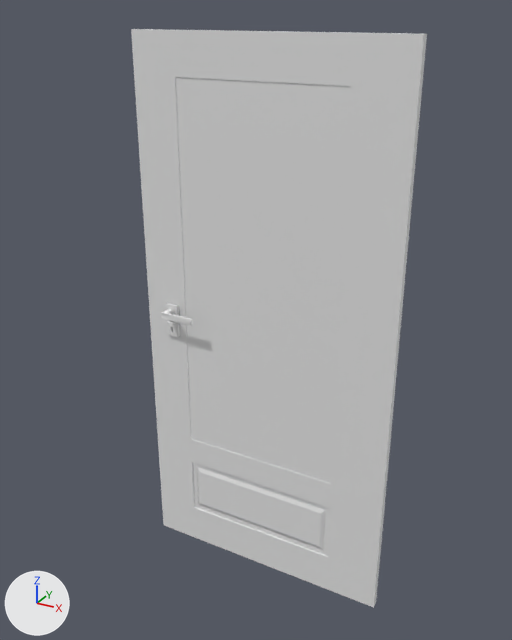
The glTF model public/models/door.glb, before and after one commit.
The view is the same before and after, from a camera (50 mm lens) standing at (3.79, -3.91, 4.98) and looking at (1.24, 0.71, 2.67). Every picture has the same lights, and +X, +Y and +Z are marked at lower left. Where no turn or scale is listed for an object, it has been applied to the vertices. Vertices at the same position are counted once.

Objects in the first picture: 'door', 'glass', 'handle.001', 'lock_hole.001'.
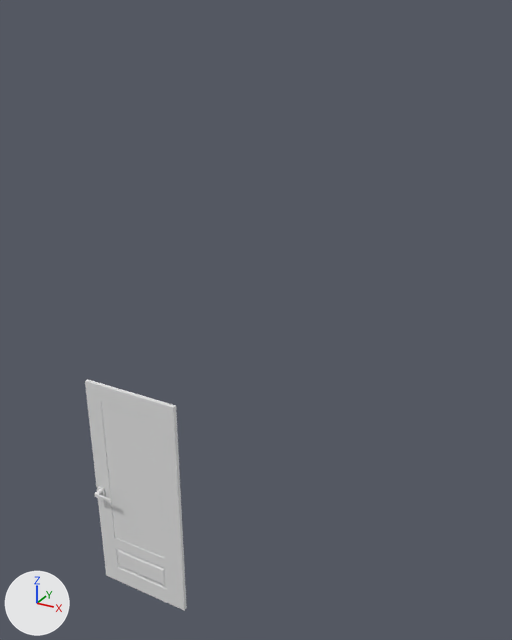
Where the newer file only moved an object's origin or applied its transform, the numbers keep the older frame.

What differs and where, as boxes [x1, y1, x2, y2] in the pictures (512 x 640 px; the box of a moved part takes in the faces that stretch with it):
'door', mesh rescaled, moved (65% narrower, 60% shorter)
    before: [131, 29, 427, 608]
    after: [85, 379, 187, 611]
'glass', mesh rescaled, moved (63% narrower, 61% shorter)
    before: [176, 77, 351, 483]
    after: [101, 401, 165, 558]
'handle.001', mesh rescaled (42% narrower, 25% shorter)
    before: [161, 303, 193, 326]
    after: [94, 486, 112, 503]
'lock_hole.001', reshaped, moved, rescaled
    before: [166, 321, 180, 337]
    after: [98, 498, 106, 506]
part 4 of me_bb_075_004_001, moved or reshaped
    before: [167, 324, 177, 336]
    after: [99, 499, 105, 505]
part 5 of me_bb_075_004_001, deleted
    before: [166, 321, 180, 337]

The edits, one by one:
me_cube has 88 vertices, 176 faces and spans x -1.21..1.16, y -0.03..0.03, z -2.17..2.73.
me_cube is used by ob_door; location (1.2, 0.971, 2.1).
me_cube part 1: the whole mesh is scaled about its middle by (0.381, 0.522, 0.43), then moved by (0.48, 0.02, 0.79).
me_cube_003 has 8 vertices, 12 faces and spans x -0.49..0.99, y 0.94..1.0, z -2.36..0.99.
me_cube_003 is used by ob_glass; location (0.883, 0.004, 3.492).
me_cube_003 part 2: the whole mesh is scaled about its middle by (0.381, 0.522, 0.431), then moved by (0.19, -0.95, 1.93).
me_bb_075_002_001 has 1026 vertices, 2044 faces and spans x -0.167..0.191, y -0.136..0.01, z 0.259..0.393.
me_bb_075_002_001 is used by ob_handle_001; location (0.362, 0.925, 2.14).
me_bb_075_002_001 part 3: the whole mesh is scaled about its middle by 0.578, then moved by (-0.251, -0.904, -1.444).
me_bb_075_004_001 has 960 vertices, 1750 faces and spans x -0.0619..-0.0119, y -0.0062..0.0037, z 0.0..0.0499.
me_bb_075_004_001 is used by ob_lock_hole_001; location (0.359, 0.927, 2.219); scale (2.69, 2.69, 2.69).
me_bb_075_004_001 part 4: the loose piece of 404 vertices spanning x -0.0563..-0.0173, y -0.0062..-0.0001, z 0.0055..0.0444 is multiplied about its middle by the matrix ((1.555, 0.0, 0.0), (0.0, 1.555, 0.0), (0.0, 0.0, 1.555)), then moved by (0.0967, -0.0078, 0.8832).
me_bb_075_004_001 part 5: the loose piece of 556 vertices spanning x -0.0619..-0.0119, y -0.0055..0.0037, z 0.0..0.0499 is deleted.
Object 'door' (ob_door) moves from (1.2, 0.971, 2.1) to (0.0, 0.0, 0.0).
Object 'glass' (ob_glass) moves from (0.883, 0.004, 3.492) to (0.0, 0.0, 0.0).
Object 'lock_hole.001' (ob_lock_hole_001) is rescaled from (2.69, 2.69, 2.69) to (1.0, 1.0, 1.0).
Object 'lock_hole.001' (ob_lock_hole_001) moves from (0.359, 0.927, 2.219) to (0.0, 0.0, 0.0).
